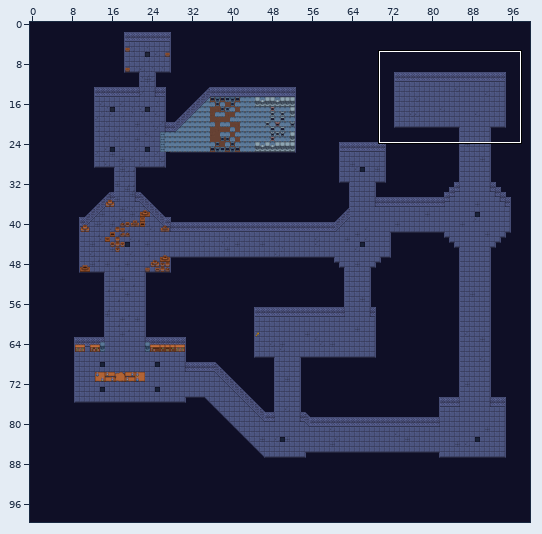
Level history. Tiled map: 2DGame/resources/map.tmx. Above, an overview of the earlier version with the close-up marked.
Close-up. Before:
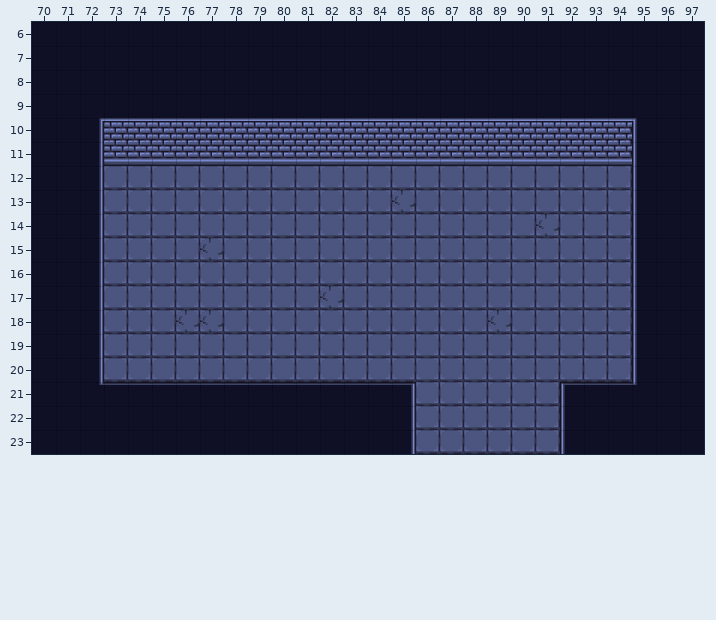
Cells are 32x32 px. Shown: x 70..97, y 6..23.
After:
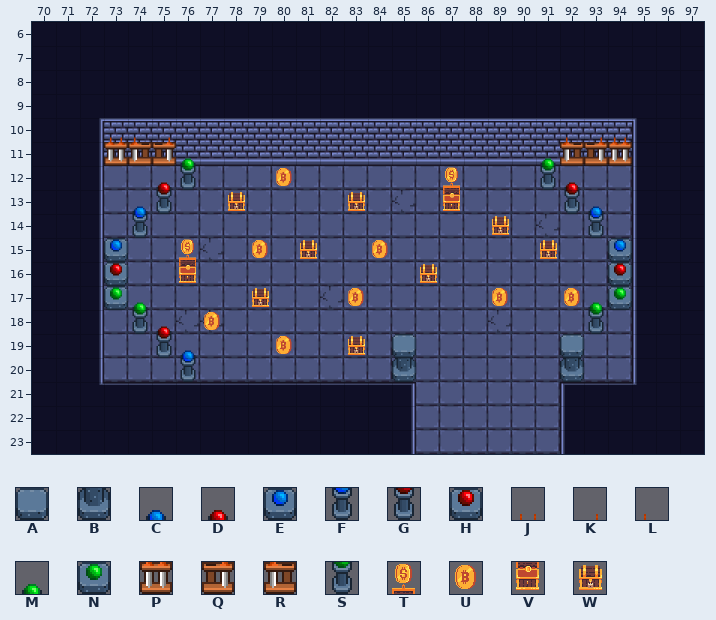
Key: from "Dungeon": A 275, B 307, C 529, D 530, E 531, F 561, G 562, H 563, J 586, K 587, L 588, M 594, N 595, P 618, Q 619, R 620, S 626; from "Dungeon2": T 0, U 1, V 14, W 15.
_ is an empty cell, . an unchanged one.
Tiles of an added or newly shown layer are drawn over the layers below it.
The commit says: Add treasure room decor
Diff:
--- layer "treasure" (added)
@@ x 73..94 @@
-10 ___................___
-11 ____..............____
-12 ..__..._......_...__..
-13 .__.._...._..._....__.
-14 ._.............._..._.
-15 _.._.._._.._......_.._
-16 _.._........._......._
-17 __...._..._....._..___
-18 .__._..............._.
-19 ..__..._.._._......_..
-20 ..._........_......_..
+10 JLK................LKJ
+11 PRQM..............MRQP
+12 ..DS...U......T...SD..
+13 .CG..W....W...V....GC.
+14 .F..............W...F.
+15 E..T..U.W..U......W..E
+16 H..V.........W.......H
+17 NM....W...U.....U..UMN
+18 .SD.U...............S.
+19 ..GC...U..W.A......A..
+20 ...F........B......B..
